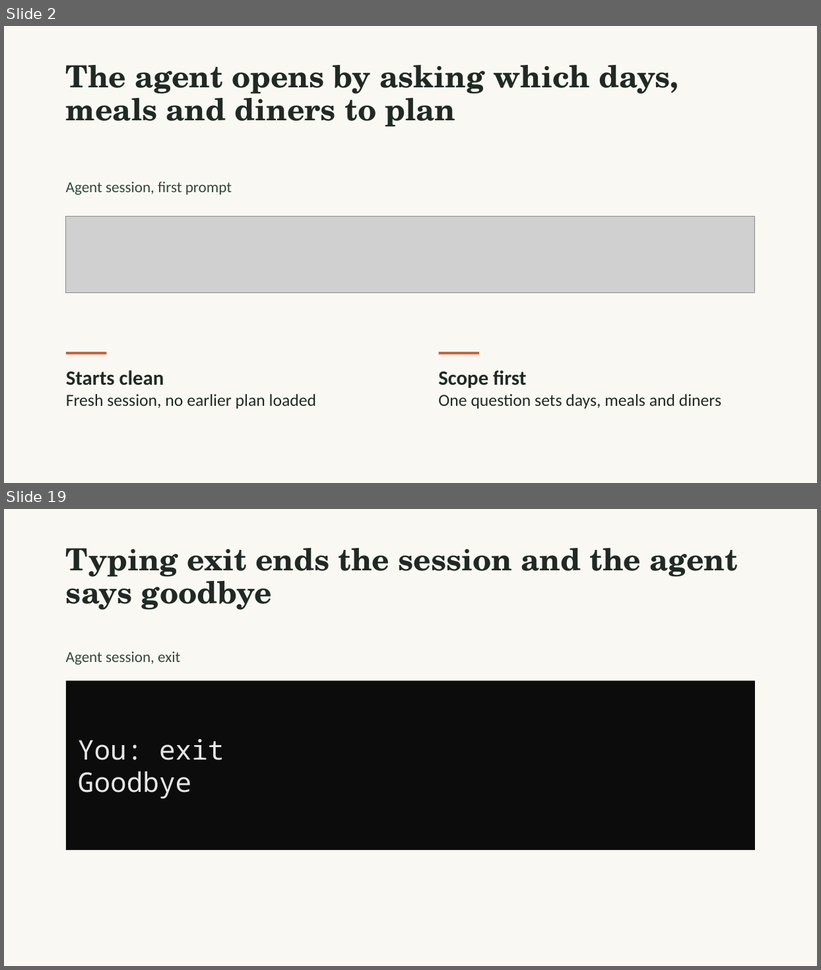
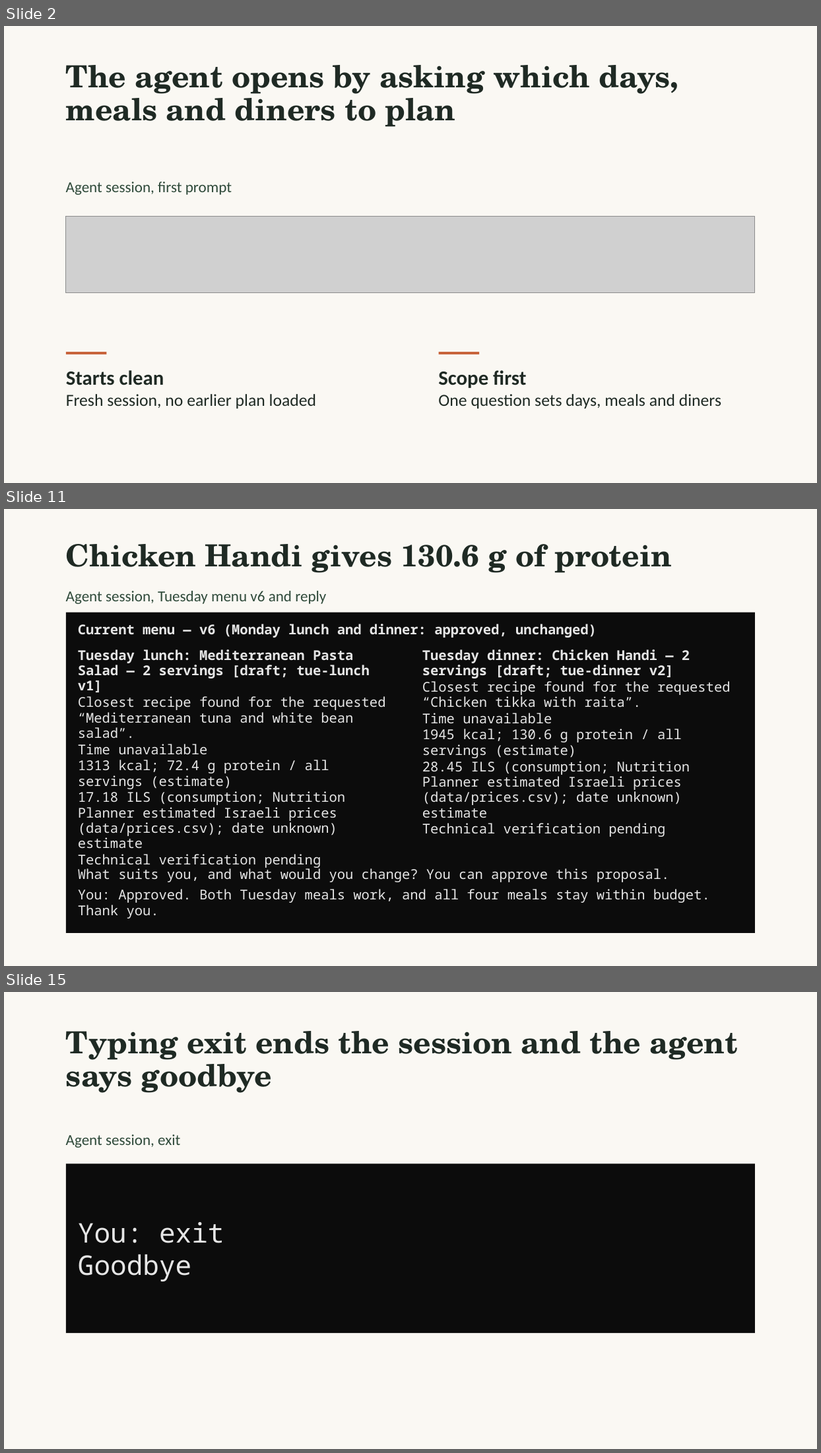
Before and after one commit to gabrieleguetta/ai-workshop-project, a slide deck: MVP-Presentation.pptx. Shown one above the other, each under a label of ours: slides 2 and 19 before the commit, slides 2, 11 and 15 after it; the slides between them are not shown. The pictures are 821x970 and 821x1453 pixels, drawn with LibreOffice and Linux fonts; fonts in the diff are those of the drawing; grey boxes stand for pictures. Boxes give left, top, right and bottom in pixels: in the first picture for what was removed or moved away, otherwise in the second. Text is boxed around its words. In the diff, an @@ line names an element or a change of style, - is before the commit and + after.

```diff
--- a/MVP-Presentation.pptx
+++ b/MVP-Presentation.pptx
@@ slide 11 added at (4, 509, 817, 966), background #FAF8F3 @@
@@ title added at (66, 544, 672, 573), 36 pt, text #1F2A24, bold @@
+Chicken Handi gives 130.6 g of protein
@@ text added at (66, 591, 326, 604), 18 pt, text #2F4A3A @@
+Agent session, Tuesday menu v6 and reply
@@ rectangle added at (66, 612, 756, 933), fill #0C0C0C @@
@@ text added at (78, 624, 597, 638), 16 pt, text #E6E6E6, bold @@
+Current menu — v6 (Monday lunch and dinner: approved, unchanged)
@@ text added at (78, 650, 386, 869), 16 pt, text #E6E6E6 @@
+Tuesday lunch: Mediterranean Pasta Salad — 2 servings [draft; tue-lunch v1]
+Closest recipe found for the requested “Mediterranean tuna and white bean salad”.
+Time unavailable
+1313 kcal; 72.4 g protein / all servings (estimate)
+17.18 ILS (consumption; Nutrition Planner estimated Israeli prices (data/prices.csv); date unknown) estimate
+Technical verification pending
@@ text added at (422, 650, 731, 837), 16 pt, text #E6E6E6 @@
+Tuesday dinner: Chicken Handi — 2 servings [draft; tue-dinner v2]
+Closest recipe found for the requested “Chicken tikka with raita”.
+Time unavailable
+1945 kcal; 130.6 g protein / all servings (estimate)
+28.45 ILS (consumption; Nutrition Planner estimated Israeli prices (data/prices.csv); date unknown) estimate
+Technical verification pending
@@ text added at (78, 867, 710, 919), 16 pt, text #E6E6E6 @@
+What suits you, and what would you change? You can approve this proposal.
+You: Approved. Both Tuesday meals work, and all four meals stay within budget. Thank you.
@@ what was slide 19 is now slide 15 @@
```
Also in this commit, not shown: 8 slides changed, 3 other slides added, 8 slides removed, 3 other files.
